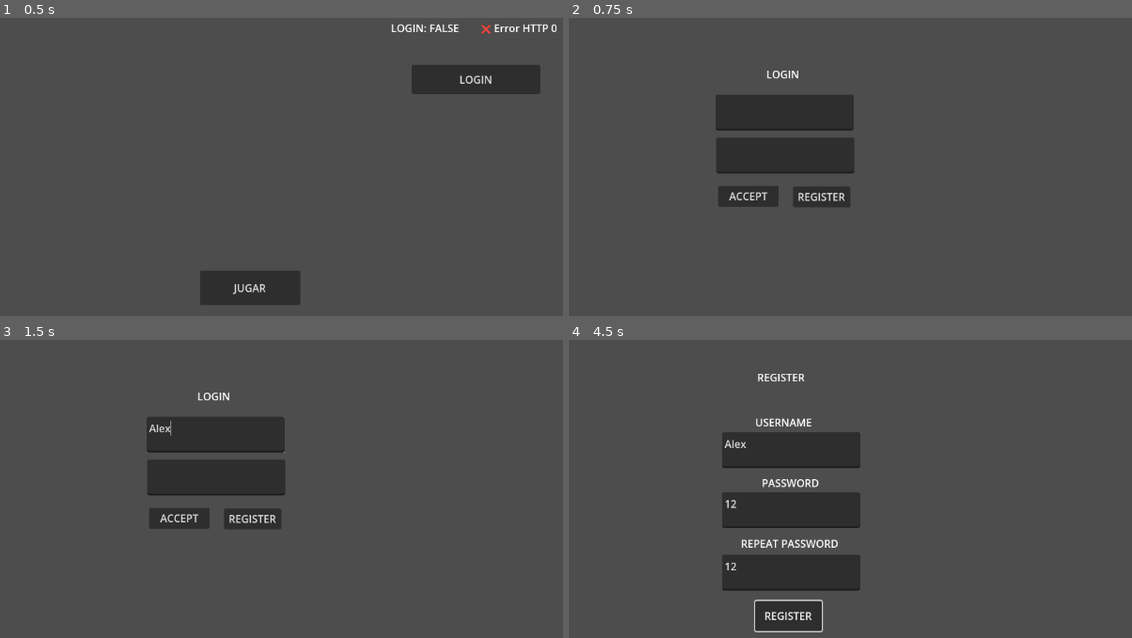
Above: before the commit, frames 1-4 (two rows, left to right).
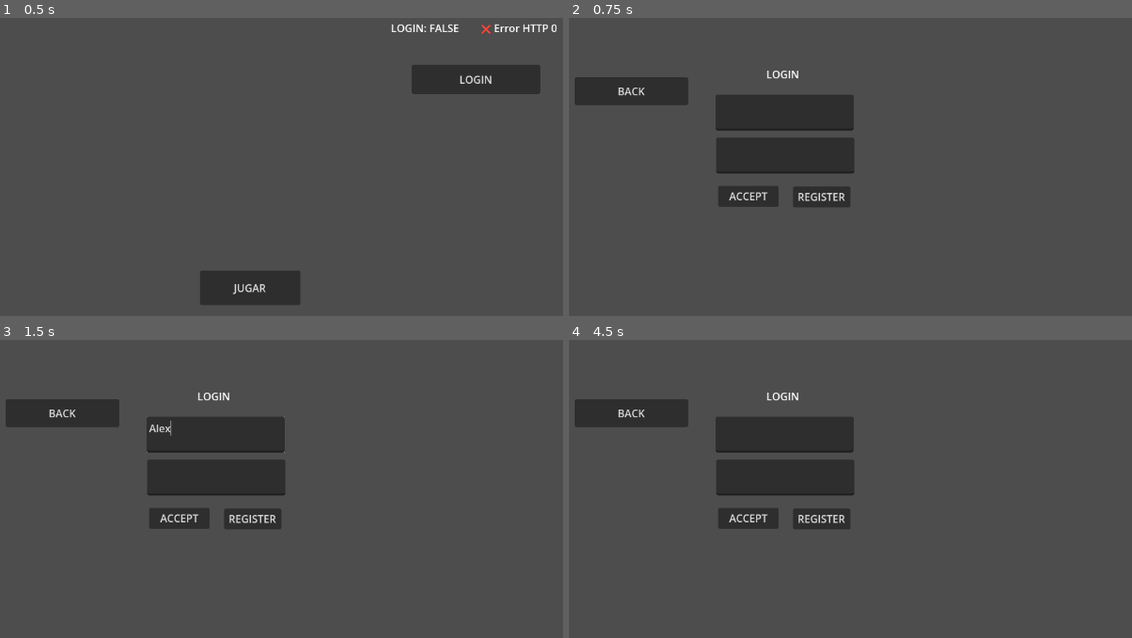
Above: after the commit, the same moments.

Repository: Juanmiinsti/Proyecto-Final
Game: Godot game, scene res://Myassets/Scenes/MainScene/Mainscene.tscn
Same seed, same stepped clock (60 frames per second), same inputs: the game is played once before the commit and once after it.
Inputs (mouse positions are in pixels of both pictures, inside the frame that each line leads up to):
- Up to frame 1 (0.5 s): no input
- Up to frame 2 (0.75 s): click "LOGIN" at 0.5 s
- Up to frame 3 (1.5 s): click (213, 435) at 1.27 s; type "Alex" at 1.35 s
- Up to frame 4 (4.5 s): click (782, 477) at 1.5 s; type "12" at 1.58 s; click "REGISTER" at 2 s; click (788, 450) at 2.77 s; type "Alex" at 2.85 s; click (788, 509) at 3 s; type "12" at 3.08 s; click (788, 572) at 3.23 s; type "12" at 3.32 s; click "REGISTER" at 3.5 s; click (681, 387) at 4.25 s, where only the run after the commit has a clickable "BACK"

Frame 1 is identical in both runs. In frame 2, 1.8% of the frame differs, in the area x 1-22%, y 19-30%; in frame 3, 1.8%; in frame 4, 12%, in the area x 1-52%, y 11-99%.

Commit message:
Roles Funcionando Y Cambio De Escenas
Godot da problemas con los cambios de escenas, siguiente paso login desde godot

Diff:
--- a/FightBall/fightball/Myassets/Scenes/CharacterSelection/Character_Selection.tscn
+++ b/FightBall/fightball/Myassets/Scenes/CharacterSelection/Character_Selection.tscn
@@ -1,6 +1,7 @@
-[gd_scene load_steps=9 format=3 uid="uid://vv4211ik6xxt"]
+[gd_scene load_steps=10 format=3 uid="uid://vv4211ik6xxt"]
 
 [ext_resource type="Script" path="res://Myassets/Scenes/CharacterSelection/character_list.gd" id="1_4hu76"]
+[ext_resource type="Script" path="res://Myassets/Scenes/CharacterSelection/character_selection.gd" id="1_56lu5"]
 [ext_resource type="Script" path="res://Myassets/Scenes/CharacterSelection/start.gd" id="1_vnkta"]
 [ext_resource type="PackedScene" uid="uid://50knxno5g2q8" path="res://Myassets/Scenes/CharacterSlot/CharacterSlot.tscn" id="2_2o32p"]
 [ext_resource type="Script" path="res://Resources/character.gd" id="3_xu5k1"]
@@ -12,6 +13,7 @@
 bg_color = Color(0.923515, 0.939592, 0.76552, 1)
 
 [node name="Node2D" type="Node2D"]
+script = ExtResource("1_56lu5")
 
 [node name="characterSelection" type="Panel" parent="."]
 offset_left = 36.0
@@ -66,4 +68,4 @@
 text = "Back
 "
 
-[connection signal="pressed" from="characterSelection/start" to="characterSelection/start" method="_on_start_pressed"]
+[connection signal="pressed" from="characterSelection/start" to="." method="_on_start_pressed"]
--- /dev/null
+++ b/FightBall/fightball/Myassets/Scenes/CharacterSelection/character_selection.gd
@@ -0,0 +1,17 @@
+extends Node2D
+
+
+# Called when the node enters the scene tree for the first time.
+func _ready() -> void:
+	set_meta("packed_scene", preload("res://Myassets/Scenes/CharacterSelection/Character_Selection.tscn"))
+ # Replace with function body.
+
+
+# Called every frame. 'delta' is the elapsed time since the previous frame.
+func _process(delta: float) -> void:
+	pass
+
+
+func _on_start_pressed() -> void:
+	if not Persistence.character == null and not Persistence.character2 == null:
+		SceneManager.go_to(preload("res://Myassets/Scenes/JCJScene/JCJScene.tscn"))
--- a/FightBall/fightball/Myassets/Scenes/CharacterSelection/start.gd
+++ b/FightBall/fightball/Myassets/Scenes/CharacterSelection/start.gd
@@ -9,12 +9,3 @@
 # Called every frame. 'delta' is the elapsed time since the previous frame.
 func _process(delta: float) -> void:
 	pass
-
-
-
-
-
-func _on_start_pressed() -> void:
-	if not Persistence.character == null and not Persistence.character2 == null:
-		get_tree().change_scene_to_packed(go_to_JCJ)
-	# Replace with function body.
--- a/FightBall/fightball/Myassets/Scenes/JCJScene/jcj_scene.gd
+++ b/FightBall/fightball/Myassets/Scenes/JCJScene/jcj_scene.gd
@@ -3,6 +3,7 @@
 # Called when the node enters the scene tree for the first time.
 func _ready() -> void:
 	# Configuración inicial de las victorias mostradas en la UI
+	set_meta("packed_scene", preload("res://Myassets/Scenes/JCJScene/JCJScene.tscn"))
 
 	# Si el jugador 1 tiene al menos 1 victoria, cambia el color del primer indicador a verde
 	if CurrentMatch.p1Victory >= 1:
@@ -93,8 +94,13 @@
 			print(p1.name)
 			print(getcharid(p1.name))
 
+			print("🏁 current health value:", value)
+			print("🏁 firstTime:", CurrentMatch.firstTime)
+			print("🏁 p1Victory:", CurrentMatch.p1Victory)
+			print("🏁 p2Victory:", CurrentMatch.p2Victory)
+			print("🏁 Llamando a SceneManager:", SceneManager)
 			# Cambia a la escena del selector de modo
-			get_tree().change_scene_to_file("res://Myassets/Scenes/modeSelectorScene/modeSelector.tscn")
+			SceneManager.go_to(preload("res://Myassets/Scenes/modeSelectorScene/modeSelector.tscn"), false)
 
 			# Reinicia contadores de victoria
 			CurrentMatch.p2Victory = 0
@@ -132,8 +138,14 @@
 			var p1 = $player1
 			var p2 = $player2
 
+			print("🏁 current health value:", value)
+			print("🏁 firstTime:", CurrentMatch.firstTime)
+			print("🏁 p1Victory:", CurrentMatch.p1Victory)
+			print("🏁 p2Victory:", CurrentMatch.p2Victory)
+			print("🏁 Llamando a SceneManager:", SceneManager)
 			# Cambia a la escena del selector de modo
-			get_tree().change_scene_to_file("res://Myassets/Scenes/modeSelectorScene/modeSelector.tscn")
+			SceneManager.go_to(preload("res://Myassets/Scenes/modeSelectorScene/modeSelector.tscn"), false)
+
 
 			print(p1.name)
 			print(getcharid(p1.name))
--- a/FightBall/fightball/Myassets/Scenes/MainScene/mainscene.gd
+++ b/FightBall/fightball/Myassets/Scenes/MainScene/mainscene.gd
@@ -4,6 +4,7 @@
 var go_to_loginScene=preload("res://Myassets/Scenes/RegisterAndLogin/Login.tscn")
 # Called when the node enters the scene tree for the first time.
 func _ready() -> void:
+	set_meta("packed_scene", preload("res://Myassets/Scenes/MainScene/Mainscene.tscn"))
 	checkApiStatus()
 
 
@@ -13,11 +14,11 @@
 
 
 func _on_button_pressed() -> void:
-	get_tree().change_scene_to_packed(go_to_selectModeScene)# Replace with function body.
+	SceneManager.go_to(preload("res://Myassets/Scenes/modeSelectorScene/modeSelector.tscn"))
 
 
 func _on_button_2_pressed() -> void:
-	get_tree().change_scene_to_packed(go_to_loginScene)
+	SceneManager.go_to(preload("res://Myassets/Scenes/RegisterAndLogin/login.tscn"))
 
 
 func checkApiStatus():
--- a/FightBall/fightball/Myassets/Scenes/RegisterAndLogin/Login.tscn
+++ b/FightBall/fightball/Myassets/Scenes/RegisterAndLogin/Login.tscn
@@ -56,5 +56,17 @@
 offset_bottom = 370.0
 text = "REGISTER"
 
+[node name="Button" type="Button" parent="."]
+layout_mode = 1
+anchors_preset = -1
+anchor_right = 0.013
+anchor_bottom = 0.035
+offset_left = 39.0
+offset_top = 170.0
+offset_right = 198.024
+offset_bottom = 190.32
+text = "BACK"
+
 [connection signal="pressed" from="ButtonAccept" to="." method="_on_button_pressed"]
 [connection signal="pressed" from="ButtonRegister" to="." method="_on_button_register_pressed"]
+[connection signal="pressed" from="Button" to="." method="_on_button_pressed"]
--- a/FightBall/fightball/Myassets/Scenes/RegisterAndLogin/login.gd
+++ b/FightBall/fightball/Myassets/Scenes/RegisterAndLogin/login.gd
@@ -3,7 +3,7 @@
 
 # Called when the node enters the scene tree for the first time.
 func _ready() -> void:
-	pass # Replace with function body.
+	set_meta("packed_scene", preload("res://Myassets/Scenes/RegisterAndLogin/Login.tscn"))
 
 
 # Called every frame. 'delta' is the elapsed time since the previous frame.
@@ -12,9 +12,9 @@
 
 
 func _on_button_pressed() -> void:
-	pass # Replace with function body.
+	SceneManager.go_back()
+
 
 
 func _on_button_register_pressed() -> void:
-	var go_to_RegisterScene=preload("res://Myassets/Scenes/RegisterAndLogin/register.tscn")
-	get_tree().change_scene_to_packed(go_to_RegisterScene)
+	SceneManager.go_to(preload("res://Myassets/Scenes/RegisterAndLogin/register.tscn"))
--- a/FightBall/fightball/Myassets/Scenes/RegisterAndLogin/register.gd
+++ b/FightBall/fightball/Myassets/Scenes/RegisterAndLogin/register.gd
@@ -1,9 +1,12 @@
 extends Control
 
 
+
+var go_to_loginScene=preload("res://Myassets/Scenes/RegisterAndLogin/Login.tscn")
+
 # Called when the node enters the scene tree for the first time.
 func _ready() -> void:
-	pass # Replace with function body.
+	set_meta("packed_scene", preload("res://Myassets/Scenes/RegisterAndLogin/register.tscn"))
 
 
 # Called every frame. 'delta' is the elapsed time since the previous frame.
@@ -81,3 +84,8 @@
 		if error != OK:
 			http_check.queue_free()
 			ErrorMessage.text = "Error al iniciar verificación"
+
+
+
+func _on_button_2_pressed() -> void:
+	SceneManager.go_back()
--- a/FightBall/fightball/Myassets/Scenes/RegisterAndLogin/register.tscn
+++ b/FightBall/fightball/Myassets/Scenes/RegisterAndLogin/register.tscn
@@ -53,6 +53,7 @@
 text = "REGISTER"
 
 [node name="Label" type="Label" parent="Label"]
+layout_mode = 0
 offset_left = -3.0
 offset_top = 69.0
 offset_right = 76.0
@@ -60,6 +61,7 @@
 text = "USERNAME"
 
 [node name="Label" type="Label" parent="Label/Label"]
+layout_mode = 0
 offset_left = 10.0
 offset_top = 93.0
 offset_right = 98.0
@@ -70,10 +72,20 @@
 position = Vector2(240, 204)
 
 [node name="Label2" type="Label" parent="."]
+layout_mode = 0
 offset_left = 144.0
 offset_top = 276.0
 offset_right = 294.0
 offset_bottom = 310.0
 text = "REPEAT PASSWORD"
 
+[node name="Button2" type="Button" parent="."]
+layout_mode = 0
+offset_left = 9.0
+offset_top = 34.0
+offset_right = 99.0
+offset_bottom = 67.0
+text = "BACK"
+
 [connection signal="pressed" from="Button" to="." method="_on_button_pressed"]
+[connection signal="pressed" from="Button2" to="." method="_on_button_2_pressed"]
--- a/FightBall/fightball/Myassets/Scenes/modeSelectorScene/mode_selector.gd
+++ b/FightBall/fightball/Myassets/Scenes/modeSelectorScene/mode_selector.gd
@@ -1,13 +1,13 @@
 extends Node2D
 
 
-var jCJ_Scene = preload("res://Myassets/Scenes/JCJScene/JCJScene.tscn")
-var Char_selection = preload("res://Myassets/Scenes/CharacterSelection/Character_Selection.tscn")
+
 
 
 # Llamado cuando el nodo entra en el árbol de la escena.
 func _ready() -> void:
-	pass
+	set_meta("packed_scene", preload("res://Myassets/Scenes/modeSelectorScene/modeSelector.tscn"))
+
 
 # Llamado cada cuadro.
 func _process(delta: float) -> void:
@@ -17,4 +17,4 @@
 	pass
 
 func _on_button_jcj_pressed() -> void:
-	get_tree().change_scene_to_packed(Char_selection)
+	SceneManager.go_to(preload("res://Myassets/Scenes/CharacterSelection/Character_Selection.tscn"))
--- /dev/null
+++ b/FightBall/fightball/SceneManager.gd
@@ -0,0 +1,28 @@
+# SceneManager.gd
+
+extends Node
+
+var scene_stack: Array[PackedScene] = []
+
+# Cambiar a una nueva escena y guardar la actual
+func go_to(packed_scene: PackedScene, save_current: bool = true) -> void:
+	if save_current and get_tree().current_scene:
+		var current = get_tree().current_scene
+		if current.has_meta("packed_scene"):
+			scene_stack.append(current.get_meta("packed_scene"))
+		else:
+			push_warning("La escena actual no tiene meta 'packed_scene' asignado. No se puede guardar en el stack.")
+
+	get_tree().change_scene_to_packed(packed_scene)
+
+# Volver a la escena anterior si existe
+func go_back() -> void:
+	if scene_stack.size() > 0:
+		var previous = scene_stack.pop_back()
+		get_tree().change_scene_to_packed(previous)
+	else:
+		print("⚠️ No hay escena anterior en el stack.")
+
+# Limpiar historial (por ejemplo, cuando volvés al MainScene)
+func reset_history() -> void:
+	scene_stack.clear()
--- a/FightBall/fightball/project.godot
+++ b/FightBall/fightball/project.godot
@@ -21,6 +21,7 @@
 CharacterDataSource="*res://CharacterDataSource.gd"
 CurrentMatch="*res://CurrentMatch.gd"
 PlayerInfo="*res://PlayerInfo.gd"
+SceneManager="*res://SceneManager.gd"
 
 [input]
 
Not shown: 1 places in FightBall/fightball/Myassets/Scenes/Datasource/characters.tscn that only renumber resources
Not shown, changed: Database/proyectoFinal/src/main/java/com/example/proyectoFinal/Entity/Role.java
Not shown, changed: Database/proyectoFinal/src/main/java/com/example/proyectoFinal/Entity/User.java
Not shown, changed: Database/proyectoFinal/src/main/java/com/example/proyectoFinal/config/security/SecurityConfig.java
Not shown, changed: Database/proyectoFinal/src/main/java/com/example/proyectoFinal/controller/AuthController.java
Not shown, added: Database/proyectoFinal/src/main/resources/db/migration/V4__.sql
